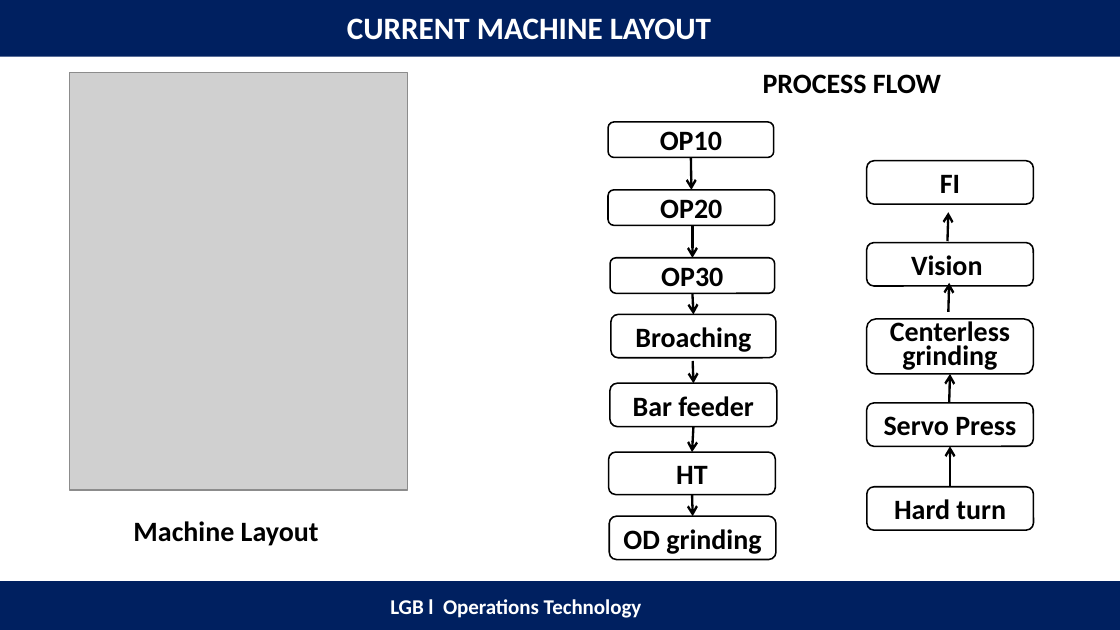
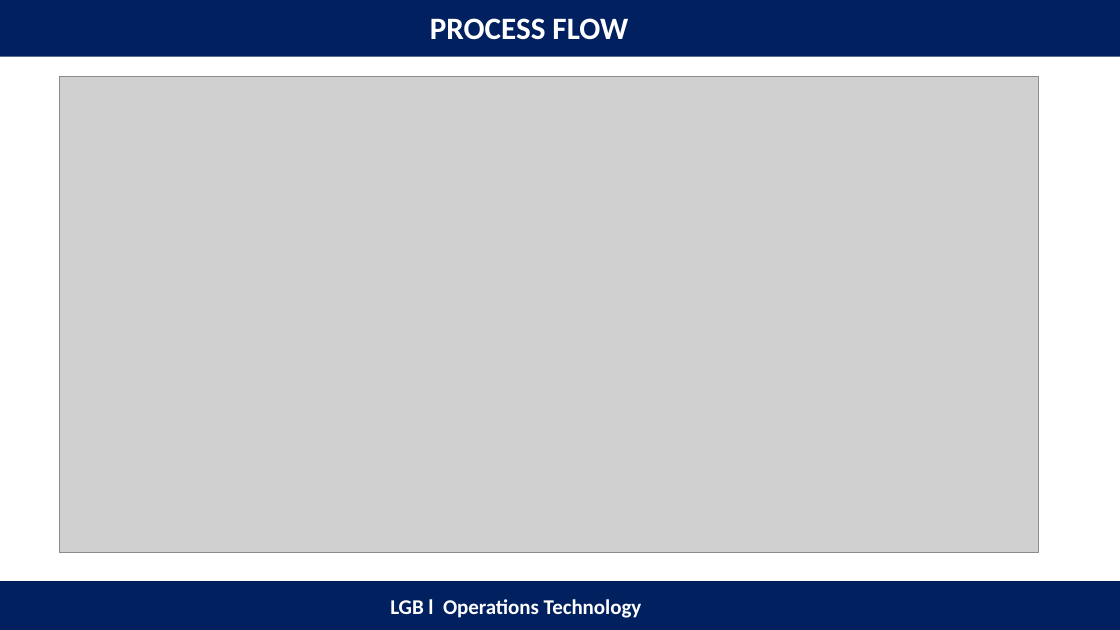
Before and after one commit to anand2204-robo/Stage-DRZ, a slide deck: slide 3 of Motor shaft RFQ.pptx. Drawn at 1120x630 pixels with LibreOffice and Linux fonts; fonts in the diff are those of the drawing; grey boxes stand for pictures. Boxes give left, top, right and bottom in pixels: in the first picture for what was removed or moved away, otherwise in the second. Text is boxed around its words. In the diff, an @@ line names an element or a change of style, - is before the commit and + after.

```diff
--- a/Motor shaft RFQ.pptx
+++ b/Motor shaft RFQ.pptx
@@ text at (430, 18, 628, 40): text changed @@
-CURRENT MACHINE LAYOUT
+PROCESS FLOW
@@ picture added at (59, 76, 1038, 552) @@
@@ picture removed at (69, 72, 407, 489) @@
@@ text removed at (763, 74, 941, 94) @@
-PROCESS FLOW
@@ rounded rectangle removed at (608, 122, 774, 158) @@
-OP10
@@ arrow removed from (691, 158) to (691, 190) @@
@@ rounded rectangle removed at (867, 161, 1034, 205) @@
-FI
@@ rounded rectangle removed at (608, 190, 775, 226) @@
-OP20
@@ arrow removed from (692, 225) to (692, 258) @@
@@ arrow removed from (948, 241) to (949, 213) @@
@@ rounded rectangle removed at (610, 258, 775, 293) @@
-OP30
@@ rounded rectangle removed at (867, 243, 1034, 287) @@
-Vision
@@ arrow removed from (692, 293) to (693, 315) @@
@@ arrow removed from (949, 311) to (949, 282) @@
@@ rounded rectangle removed at (610, 315, 775, 358) @@
-Broaching
@@ rounded rectangle removed at (867, 319, 1034, 374) @@
-Centerless grinding
@@ rounded rectangle removed at (610, 383, 777, 427) @@
-Bar feeder
@@ arrow removed from (692, 361) to (693, 383) @@
@@ arrow removed from (949, 403) to (950, 374) @@
@@ rounded rectangle removed at (867, 403, 1034, 447) @@
-Servo Press
@@ arrow removed from (693, 427) to (692, 452) @@
@@ arrow removed from (950, 486) to (950, 447) @@
@@ rounded rectangle removed at (608, 452, 775, 495) @@
-HT
@@ arrow removed from (692, 495) to (692, 516) @@
@@ rounded rectangle removed at (867, 487, 1034, 531) @@
-Hard turn
@@ text removed at (133, 521, 319, 546) @@
-Machine Layout
@@ rounded rectangle removed at (609, 516, 776, 560) @@
-OD grinding
```
